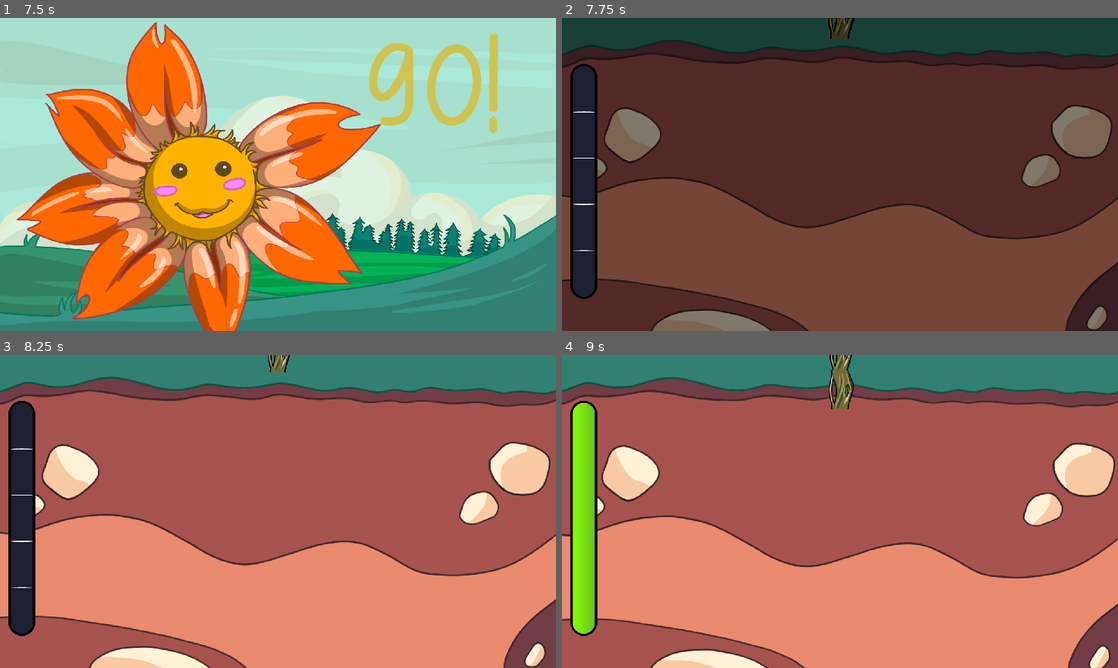
Above: before the commit, frames 1-4 (two rows, left to right).
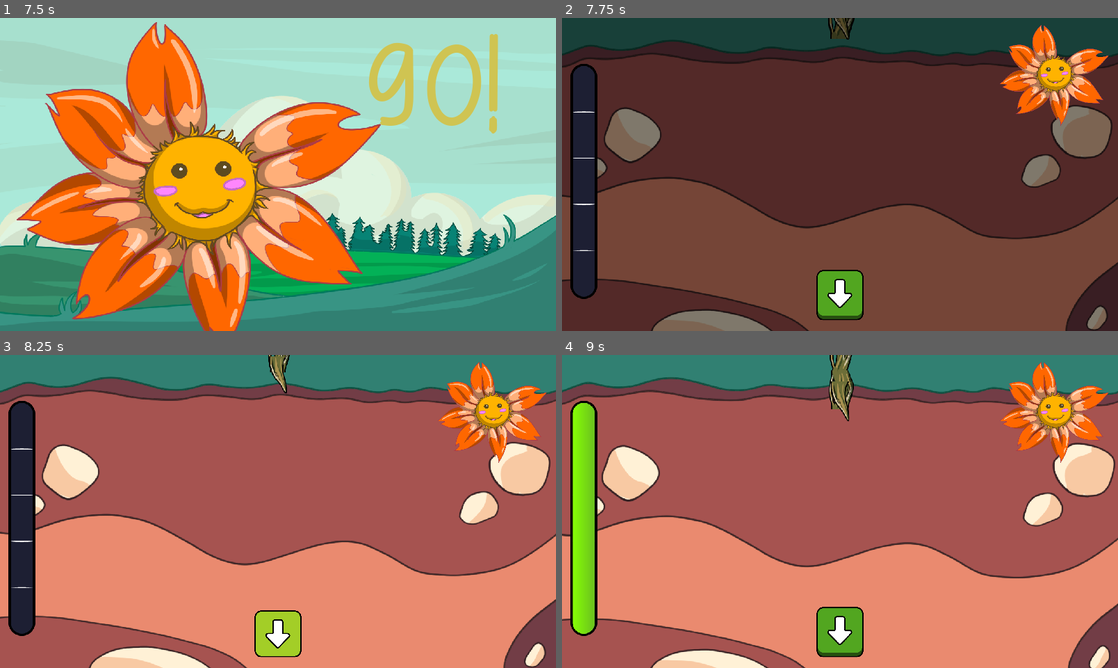
Above: after the commit, the same moments.

Repository: MatiasVME/flower-power
Game: Godot game, scene res://MainScreens/MainMenu/MainMenu.tscn
Two runs of this game, one before a commit and one after it. Both use one fixed random seed, a clock stepped at 60 frames per second and the inputs below. Video files are missing from this copy of the repository; at most half a second of black plays in their place.
Inputs:
- Up to frame 1 (7.5 s): click "Comenzar Wiiii!" at 0.5 s; hold Right (ui_right) 1.28-2.03 s; hold Down (ui_down) 2.03-2.78 s; hold Right (ui_right) 2.78-4.28 s; hold Left (ui_left) 4.28-5.78 s; hold Down (ui_down) 5.78-6.53 s; hold Right (ui_right) from 6.53 s (still down); tap Enter at 7.25 s
- Up to frame 2 (7.75 s): keep holding Right (ui_right)
- Up to frame 3 (8.25 s): keep holding Right (ui_right)
- Up to frame 4 (9 s): release Right (ui_right) at 8.78 s; hold Down (ui_down) from 8.78 s (still down)

Frame 1 is identical in both runs. In frame 2, 4.4% of the frame differs, in the area x 45-99%, y 0-97%; in frame 3, 4.3%; in frame 4, 4.4%, in the area x 45-99%, y 2-97%.

Commit message:
Cambios varios

Diff:
--- a/Autoload/Main.gd
+++ b/Autoload/Main.gd
@@ -10,6 +10,8 @@
 signal going_crazy()
 signal going_evil()
 
+signal ending()
+
 var can_input := false
 
 # Dirección hacia donde va
@@ -19,3 +21,11 @@
 
 var objectives := []
 var dir_index := -1
+
+
+func _ready():
+	ending.connect(_on_ending)
+
+
+func _on_ending():
+	Curtain.change_scene_to_file("res://Game/End/End1.tscn")
--- a/Game/HUD/HUD.tscn
+++ b/Game/HUD/HUD.tscn
@@ -1,7 +1,43 @@
-[gd_scene load_steps=5 format=3 uid="uid://bd0c7dbh4dss4"]
+[gd_scene load_steps=16 format=3 uid="uid://bd0c7dbh4dss4"]
 
 [ext_resource type="Script" path="res://Game/HUD/HUD.gd" id="1_ov8kc"]
+[ext_resource type="Texture2D" uid="uid://drno61nilyf22" path="res://Game/HUD/Flor/Flor locura.png" id="2_c65cp"]
+[ext_resource type="Texture2D" uid="uid://bjah1rhmei5ic" path="res://Game/HUD/Flor/Flor demente.png" id="3_10vei"]
+[ext_resource type="Texture2D" uid="uid://bdkaune0uhsge" path="res://Game/HUD/Flor/Flor feliz.png" id="4_t5has"]
+[ext_resource type="Texture2D" uid="uid://hfpggtw0vdnw" path="res://Game/HUD/Key/Down-00.png" id="5_oor3e"]
+[ext_resource type="Texture2D" uid="uid://3iqfwya3xdck" path="res://Game/HUD/Key/Down-01.png" id="6_st744"]
+[ext_resource type="Texture2D" uid="uid://c3py6b5h150vl" path="res://Game/HUD/Key/Left-00.png" id="7_bjh5b"]
+[ext_resource type="Texture2D" uid="uid://bh8hgqul7s5jd" path="res://Game/HUD/Key/Left-01.png" id="8_fmt11"]
+[ext_resource type="Texture2D" uid="uid://dqkkq8jw5fq6s" path="res://Game/HUD/Key/Right-00.png" id="9_j1gvt"]
+[ext_resource type="Texture2D" uid="uid://taxrahtk5mm2" path="res://Game/HUD/Key/Right-01.png" id="10_1molg"]
 [ext_resource type="PackedScene" uid="uid://x6ry6hhtymfq" path="res://Game/HUD/Progressbar/Progressbar.tscn" id="12_hc20u"]
+
+[sub_resource type="SpriteFrames" id="SpriteFrames_80pop"]
+animations = [{
+"frames": [{
+"duration": 1.0,
+"texture": ExtResource("2_c65cp")
+}],
+"loop": true,
+"name": &"evil",
+"speed": 5.0
+}, {
+"frames": [{
+"duration": 1.0,
+"texture": ExtResource("3_10vei")
+}],
+"loop": true,
+"name": &"happy",
+"speed": 5.0
+}, {
+"frames": [{
+"duration": 1.0,
+"texture": ExtResource("4_t5has")
+}],
+"loop": true,
+"name": &"normal",
+"speed": 5.0
+}]
 
 [sub_resource type="Animation" id="Animation_br5q5"]
 resource_name = "Show"
@@ -11,12 +47,50 @@
 "Show": SubResource("Animation_br5q5")
 }
 
+[sub_resource type="SpriteFrames" id="SpriteFrames_3lupy"]
+animations = [{
+"frames": [{
+"duration": 1.0,
+"texture": ExtResource("5_oor3e")
+}, {
+"duration": 1.0,
+"texture": ExtResource("6_st744")
+}],
+"loop": true,
+"name": &"down",
+"speed": 5.0
+}, {
+"frames": [{
+"duration": 1.0,
+"texture": ExtResource("7_bjh5b")
+}, {
+"duration": 1.0,
+"texture": ExtResource("8_fmt11")
+}],
+"loop": true,
+"name": &"left",
+"speed": 5.0
+}, {
+"frames": [{
+"duration": 1.0,
+"texture": ExtResource("9_j1gvt")
+}, {
+"duration": 1.0,
+"texture": ExtResource("10_1molg")
+}],
+"loop": true,
+"name": &"right",
+"speed": 5.0
+}]
+
 [node name="HUD" type="CanvasLayer"]
 script = ExtResource("1_ov8kc")
 
 [node name="Flower" type="AnimatedSprite2D" parent="."]
 position = Vector2(1129, 133)
 scale = Vector2(0.3, 0.3)
+sprite_frames = SubResource("SpriteFrames_80pop")
+animation = &"normal"
 
 [node name="Anim" type="AnimationPlayer" parent="Flower"]
 libraries = {
@@ -24,7 +98,9 @@
 }
 
 [node name="Key" type="AnimatedSprite2D" parent="."]
-position = Vector2(640, 550)
+position = Vector2(640, 637)
 scale = Vector2(0.3, 0.3)
+sprite_frames = SubResource("SpriteFrames_3lupy")
+animation = &"down"
 
 [node name="Progressbar" parent="." instance=ExtResource("12_hc20u")]
--- a/Game/HUD/Progressbar/Progressbar.gd
+++ b/Game/HUD/Progressbar/Progressbar.gd
@@ -14,6 +14,6 @@
 	elif $Progressbar.value == 88: # 88
 		Main.going_evil.emit()
 	elif $Progressbar.value == 120: # 120
-		Curtain.change_scene_to_file("res://Game/End/End1.tscn")
+		Main.ending.emit()
 
 	print($Progressbar.value)
--- a/Game/Root/Root.gd
+++ b/Game/Root/Root.gd
@@ -6,6 +6,7 @@
 func _ready():
 	Main.positive_effect.connect(_on_positive_effect)
 	Main.input_key.connect(_on_input_key)
+	Main.ending.connect(_on_ending)
 
 
 func _on_positive_effect():
@@ -20,3 +21,7 @@
 			$RootImage.rotation_degrees = 0
 		"right":
 			$RootImage.rotation_degrees = -90
+
+
+func _on_ending():
+	$Camera.enabled = false
--- a/Game/Root/Root.tscn
+++ b/Game/Root/Root.tscn
@@ -90,20 +90,18 @@
 
 [node name="RootImage" parent="." instance=ExtResource("2_tx8j8")]
 z_index = 1
-animation = &"default"
+animation = &"tip"
 
 [node name="Area" type="Area2D" parent="."]
 
 [node name="Collisioin" type="CollisionShape2D" parent="Area"]
-shape = SubResource("RectangleShape2D_7r5f8")
+shape = SubResource("RectangleShape2D_k8x7a")
 
 [node name="Camera" type="Camera2D" parent="."]
-current = true
-process_callback = 0
 limit_left = 0
 limit_top = 0
 limit_right = 1280
-limit_smoothed = true
+limit_bottom = 7680
 drag_left_margin = 0.0
 drag_top_margin = 0.0
 drag_right_margin = 0.0
--- a/project.godot
+++ b/project.godot
@@ -27,6 +27,14 @@
 window/size/viewport_width=1280
 window/size/viewport_height=720
 window/stretch/mode="canvas_items"
+
+[editor]
+
+export/convert_text_resources_to_binary=false
+
+[filesystem]
+
+import/blender/enabled.web=true
 
 [input]
 
Not shown: 6 places in Game/Root/Root.tscn that only renumber resources
Not shown, changed: export_presets.cfg
